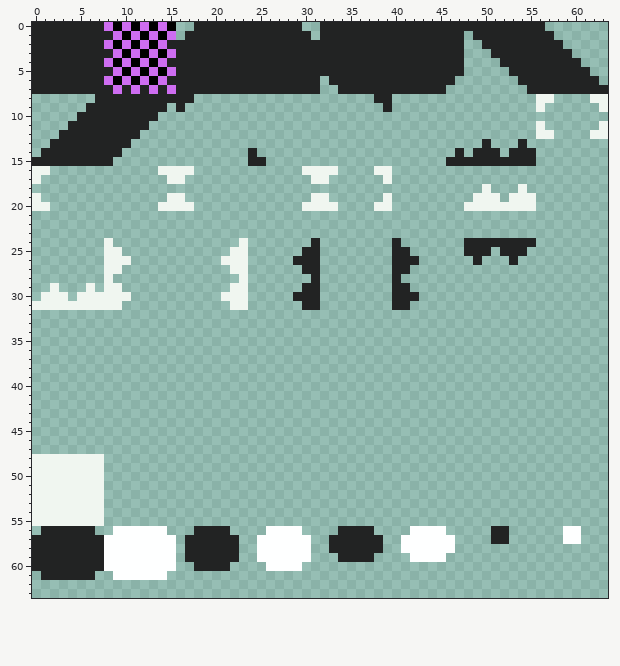
Pixel-art file, stored at game/assets/spritesheet.aseprite. Above, as it was before the edit.
64x64 pixels, 1 frame.
The same view after the edit:
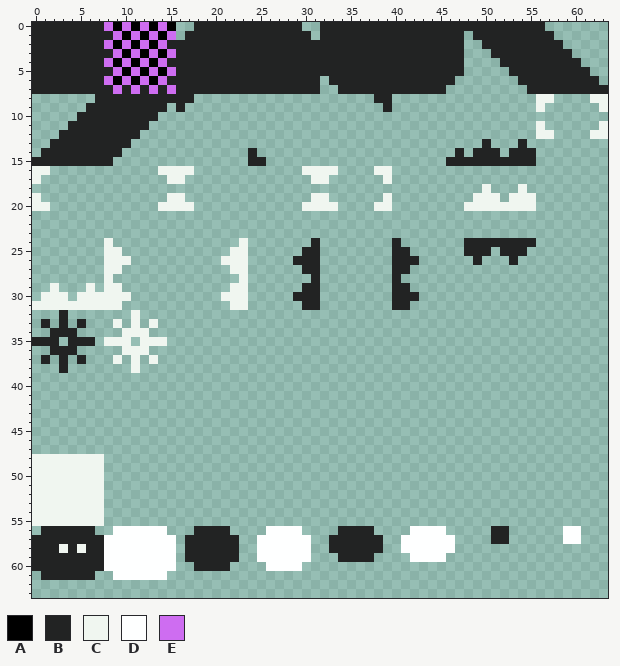
Palette (. is transparent): A #000000  B #222323  C #f0f6f0  D #feffff  E #ce6df1
What changed:
@@ x 0..16 @@
 31 CCCCCCCCCC.......
-32 .................
-33 .................
-34 .................
-35 .................
-36 .................
-37 .................
-38 .................
+32 ...B.......C.....
+33 .B.B.B...C.C.C...
+34 ..BBB.....CCC....
+35 BBB.BBB.CCC.CCC..
+36 ..BBB.....CCC....
+37 .B.B.B...C.C.C...
+38 ...B.......C.....
 39 .................
@@ x 1..7 @@
 57 BBBBBBB
-58 BBBBBBB
+58 BBCBCBB
 59 BBBBBBB
Changed places in both pictures, as pixel boxes (x1, y1, x2, y2):
added: (32, 310, 167, 373)
changed: (59, 544, 86, 553)
